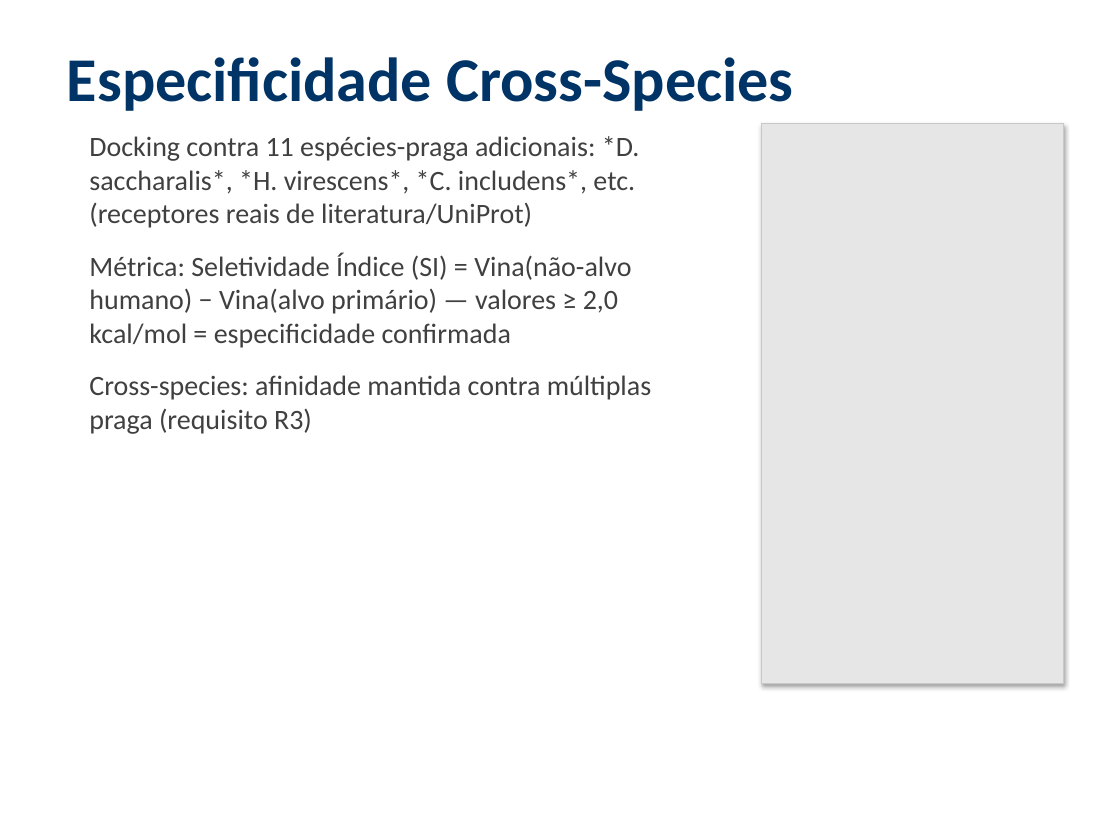
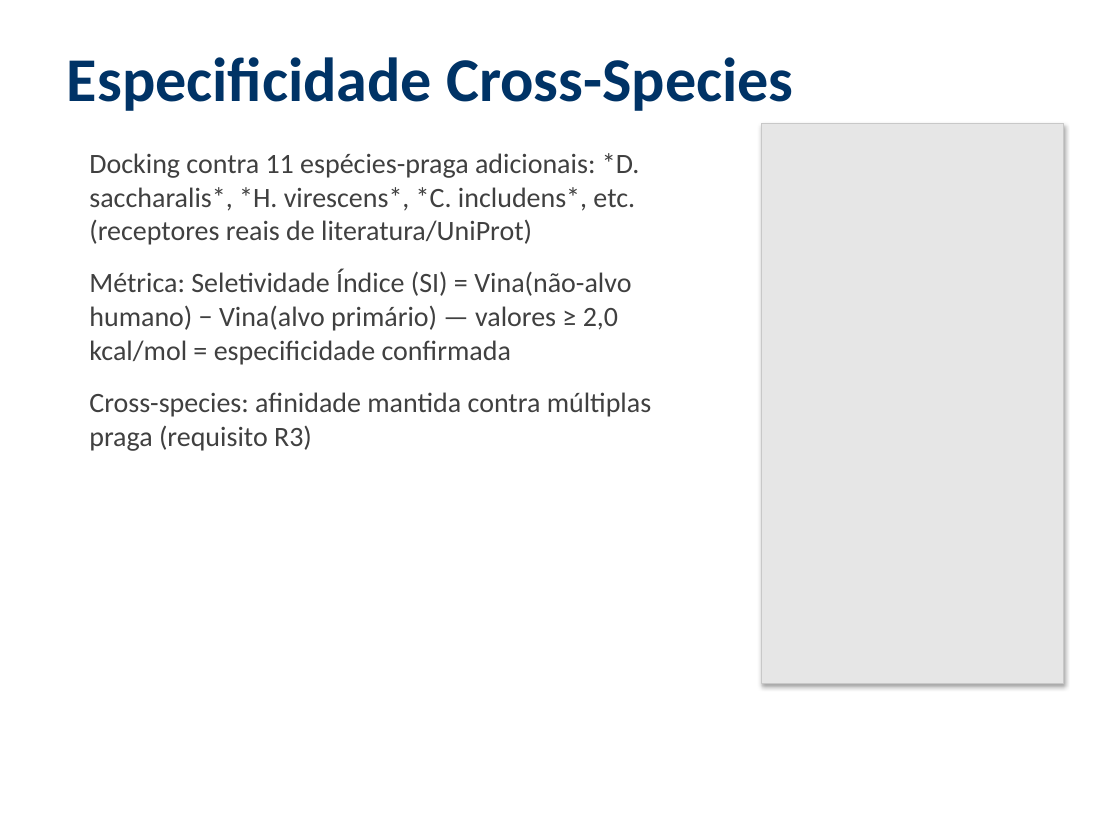
Before and after one commit to eulaliobqi/design-inibidores, a slide deck: slide 11 of apresentacao_design_inibidores.pptx. Drawn at 1120x840 pixels with LibreOffice and Linux fonts; fonts in the diff are those of the drawing. Boxes give left, top, right and bottom in pixels: in the first picture for what was removed or moved away, otherwise in the second. Text is boxed around its words. In the diff, an @@ line names an element or a change of style, - is before the commit and + after.

```diff
--- a/apresentacao_design_inibidores.pptx
+++ b/apresentacao_design_inibidores.pptx
@@ text "Docking contra 11 espécies-praga adicionais: ...": place and size @@
-text "Docking contra 11 espécies-praga adicionais: ..." at [89,136,651,434]
+text "Docking contra 11 espécies-praga adicionais: ..." at [89,153,651,451]
```
Also in this commit, not shown: 18 other slides changed, 3 slides added, 4 other files.
